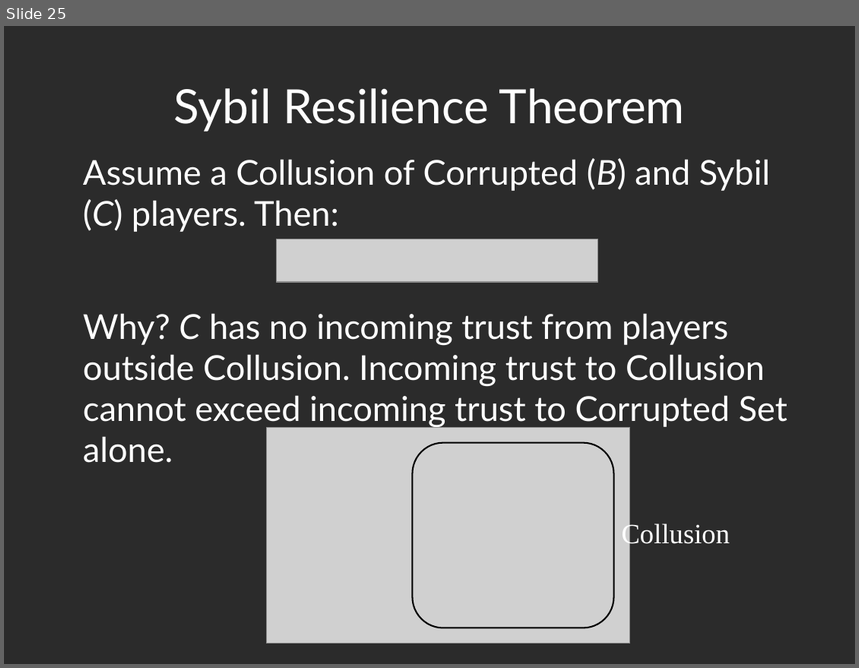
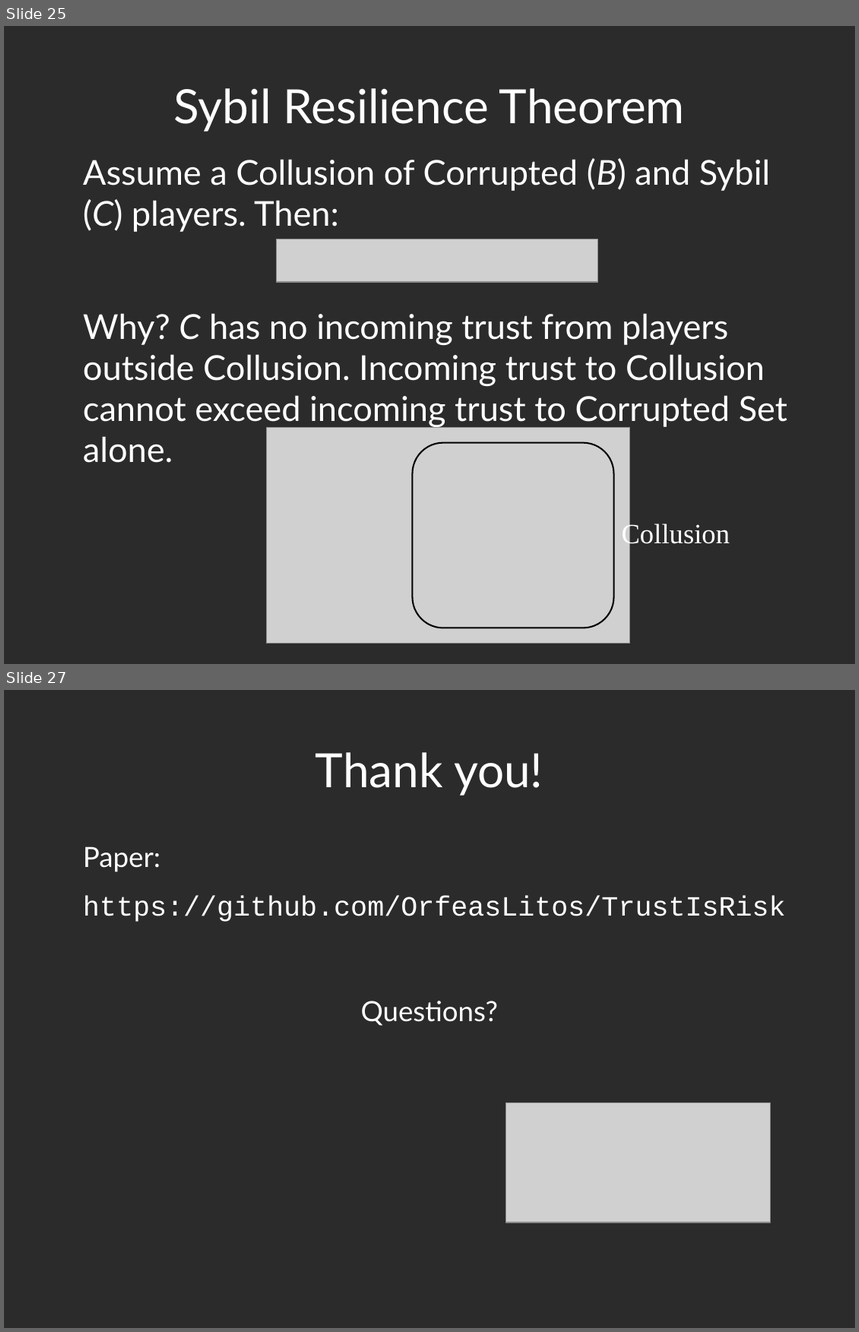
Before and after one commit to decrypto-org/TrustIsRisk, a slide deck: presentations/AtheCrypt10-1-2017/AtheCrypt10-1-2017.odp. Shown one above the other, each under a label of ours: slide 25 before the commit, slides 25 and 27 after it; the slides between them are not shown. The pictures are 859x668 and 859x1332 pixels, drawn with LibreOffice and Linux fonts; fonts in the diff are those of the drawing; grey boxes stand for pictures; background and template pictures are left out; a plain dark background stands for a picture behind light text. Boxes give left, top, right and bottom in pixels: in the first picture for what was removed or moved away, otherwise in the second. Text is boxed around its words. In the diff, an @@ line names an element or a change of style, - is before the commit and + after.

```diff
--- a/presentations/AtheCrypt10-1-2017/AtheCrypt10-1-2017.odp
+++ b/presentations/AtheCrypt10-1-2017/AtheCrypt10-1-2017.odp
@@ slide 27 added at (4, 690, 855, 1328), background picture (left out) @@
@@ title added at (316, 752, 544, 796), 44 pt, text #FFFFFF @@
+Thank you!
@@ text added at (83, 847, 786, 922), 26 pt, text #FFFFFF @@
+Paper:
+https://github.com/OrfeasLitos/TrustIsRisk
@@ text added at (361, 1001, 499, 1026), 26 pt, text #FFFFFF @@
+Questions?
@@ picture added at (506, 1103, 771, 1223) @@
```
Also in this commit, not shown: 2 slides changed.
